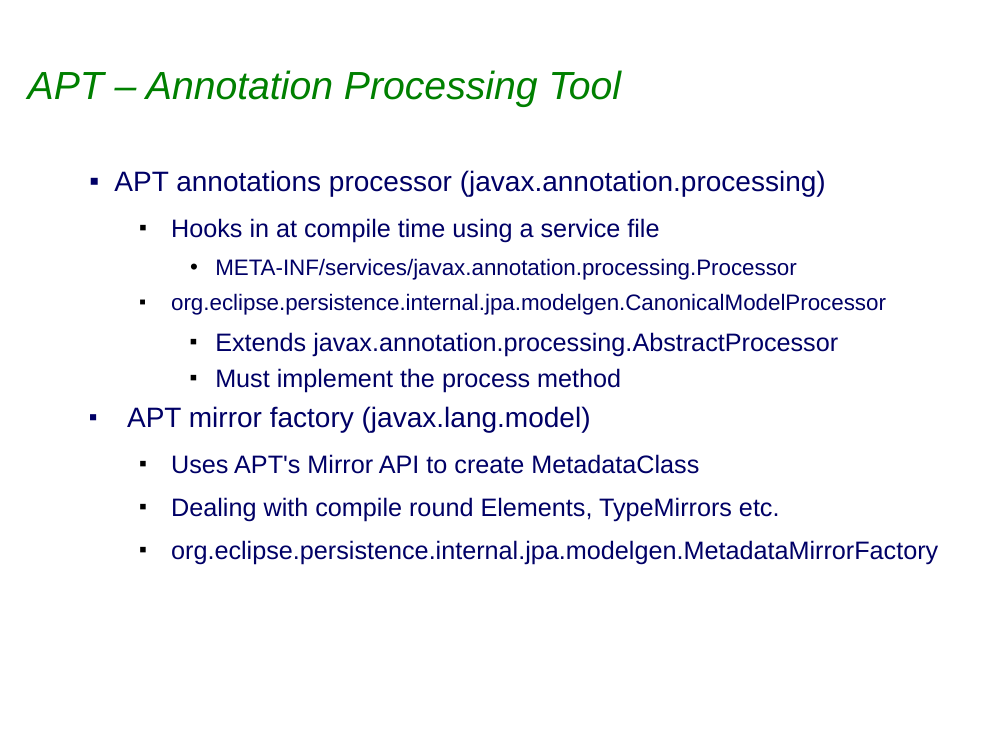
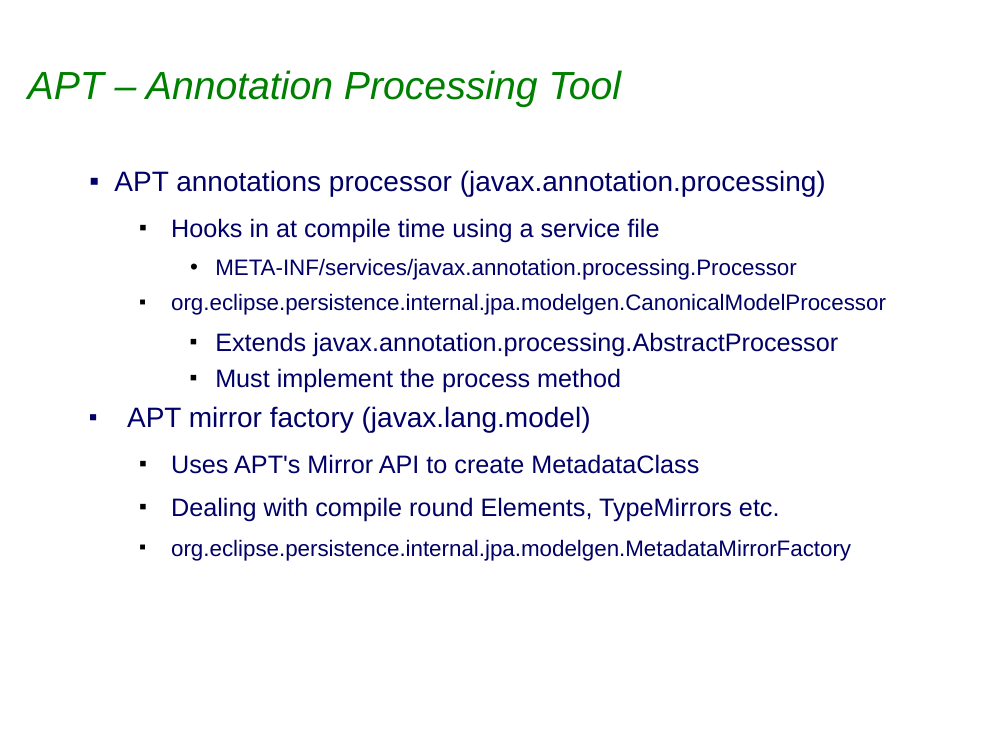
Before and after one commit to sabineheider/incubator, a slide deck: slide 2 of summit-2010/CanonicalModelGen.odp. Drawn at 1008x756 pixels with LibreOffice and Linux fonts; fonts in the diff are those of the drawing; background and template pictures are left out. Boxes give left, top, right and bottom in pixels: in the first picture for what was removed or moved away, otherwise in the second. Text is boxed around its words. In the diff, an @@ line names an element or a change of style, - is before the commit and + after.

```diff
--- a/summit-2010/CanonicalModelGen.odp
+++ b/summit-2010/CanonicalModelGen.odp
@@ text at [171,539,851,561]: size 18 to 16 pt in "org.eclipse.persistence.internal.jpa.modelgen.MetadataMirror ..." @@
```
Also in this commit, not shown: 3 other slides changed.
